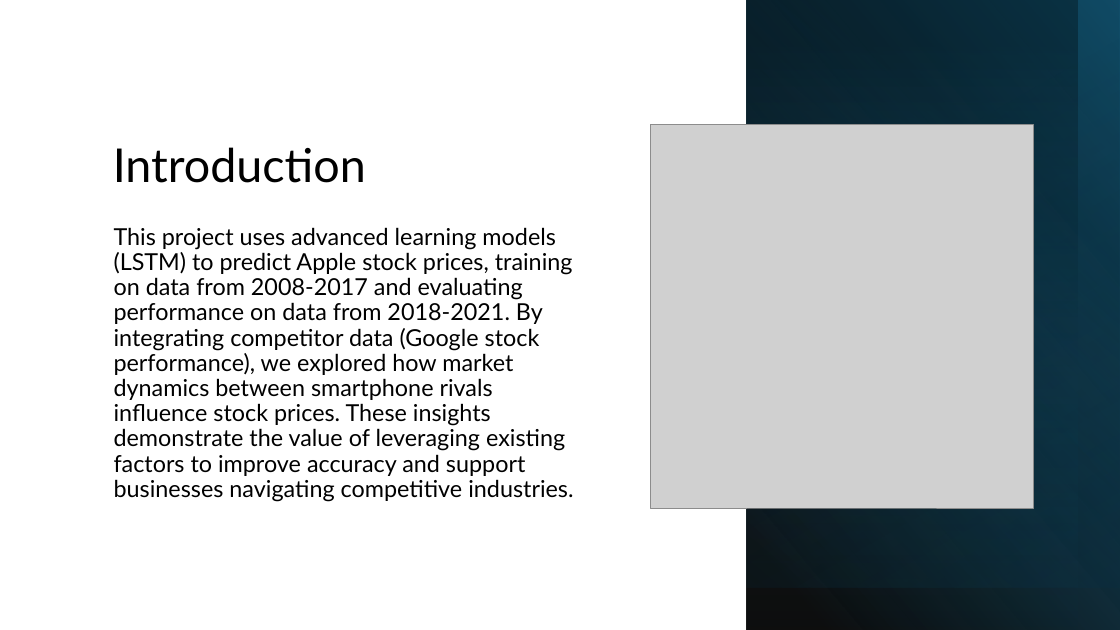
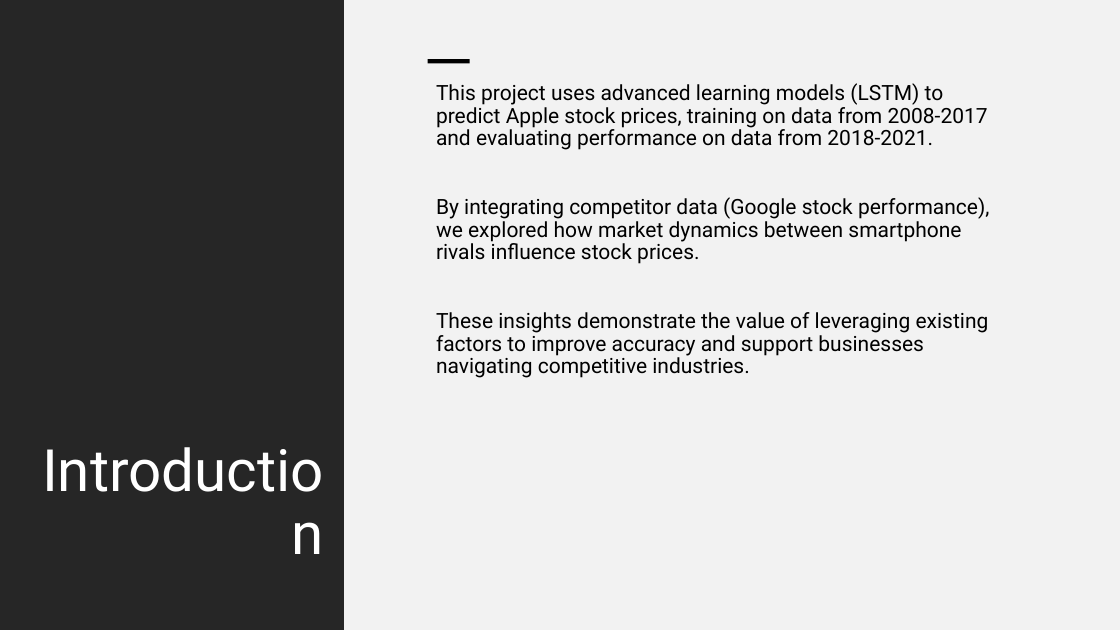
Before and after one commit to emilyschnepp/appleStockPrediction, a slide deck: slide 2 of appleStockResultsandViz.pptx. Drawn at 1120x630 pixels with LibreOffice and Linux fonts; fonts in the diff are those of the drawing; grey boxes stand for pictures. Boxes give left, top, right and bottom in pixels: in the first picture for what was removed or moved away, otherwise in the second. Text is boxed around its words. In the diff, an @@ line names an element or a change of style, - is before the commit and + after.

```diff
--- a/appleStockResultsandViz.pptx
+++ b/appleStockResultsandViz.pptx
@@ rectangle added at (x1=0, y1=0, x2=344, y2=630), fill #262626 @@
@@ rectangle added at (x1=344, y1=0, x2=1120, y2=630), fill #F2F2F2 @@
@@ rectangle removed at (x1=746, y1=0, x2=1120, y2=630) @@
@@ rectangle removed at (x1=746, y1=0, x2=1120, y2=588) @@
@@ rectangle removed at (x1=746, y1=0, x2=1120, y2=588) @@
@@ rectangle removed at (x1=746, y1=0, x2=1078, y2=630) @@
@@ title "Introduction" moved from (x1=113, y1=147, x2=366, y2=183) to (x1=8, y1=59, x2=332, y2=571) @@
@@ title "Introduction" at (x1=8, y1=59, x2=332, y2=571): size 40 to 50 pt, font Lato to Roboto, text colour #000000 to #FFFFFF; alignment left to right; vertical alignment bottom to top @@
@@ rectangle added at (x1=428, y1=59, x2=470, y2=63), fill #000000 @@
@@ text at (x1=436, y1=83, x2=989, y2=378): text changed; size 20 to 18 pt; font Lato to Roboto @@
-This project uses advanced learning models (LSTM) to predict Apple stock prices, training on data from 2008-2017 and evaluating performance on data from 2018-2021. By integrating competitor data (Google stock performance), we explored how market dynamics between smartphone rivals influence stock prices. These insights demonstrate the value of leveraging existing factors to improve accuracy and support businesses navigating competitive industries.
+This project uses advanced learning models (LSTM) to predict Apple stock prices, training on data from 2008-2017 and evaluating performance on data from 2018-2021.
+By integrating competitor data (Google stock performance), we explored how market dynamics between smartphone rivals influence stock prices.
+These insights demonstrate the value of leveraging existing factors to improve accuracy and support businesses navigating competitive industries.
@@ picture removed at (x1=650, y1=125, x2=1033, y2=508) @@
```
Also in this commit, not shown: 7 other slides changed.
